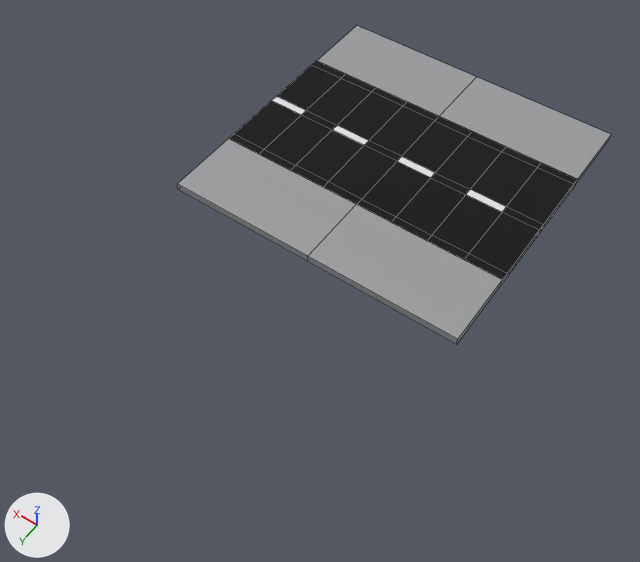
The Blender file City building game/Assets/Resources/3D Models/roads.blend, before and after one commit.
Both versions are drawn from a 50 mm lens placed at (-10.3, 15.7, 28.2), pointed at (3.0, -2.9, -1.1). The lights are fixed; the arrows at lower left show +X, +Y and +Z. Mesh edges are drawn as thin lines.
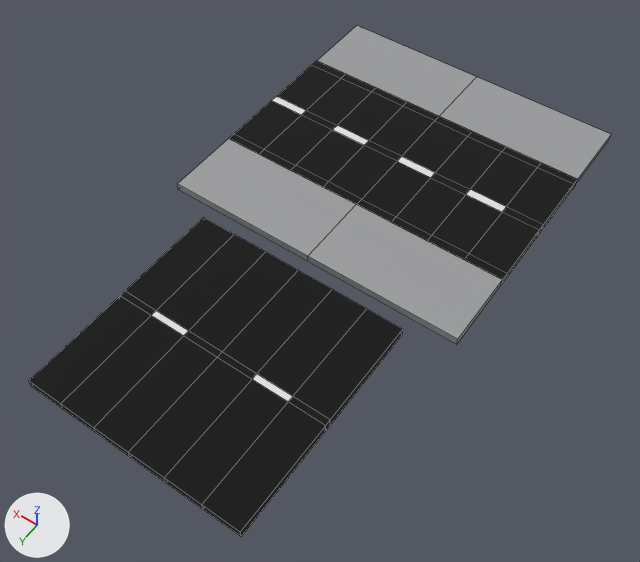
The newer file is also turned or shifted as a whole; pictures and numbers use the older file's frame.

The edits, one by one:
Mesh me_plane_002 is new.
It has 56 vertices, 54 faces and spans x -5.0..5.0, y -5.0..5.0, z -0.38..0.0.
Faces by material slot: [52, 2].
It uses material mat_road (black #0f0f11).
It uses material mat_lines (white #e4e5e7).
Object 'Plane.002' (ob_plane_002) is new; it shows me_plane_002.
Its location is (3.55, 2.91, -0.33).
Its rotation in degrees is (-180, 0, 0).

What differs and where, as boxes (x1, y1, x2, y2) in the pictures (640 x 562 px):
'Plane.002', added (black): after (29, 217, 403, 536)
    faces in mat_road (black #0f0f11): (29, 217, 403, 536)
    faces in mat_lines (white #e4e5e7): (152, 311, 293, 402)
